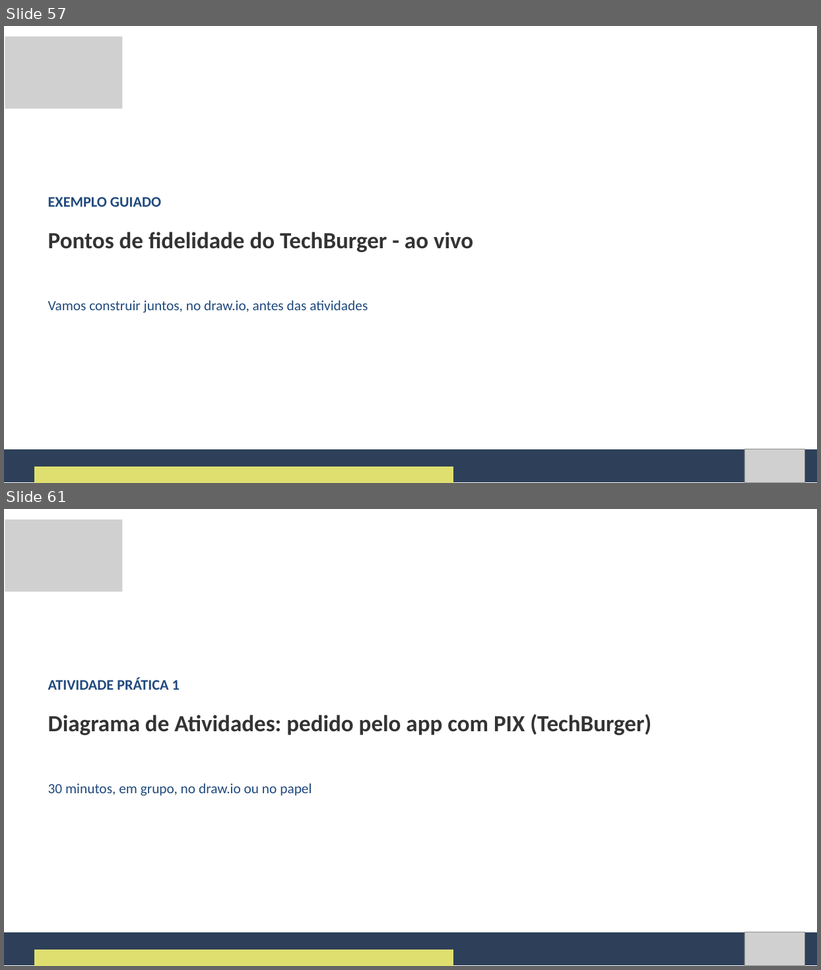
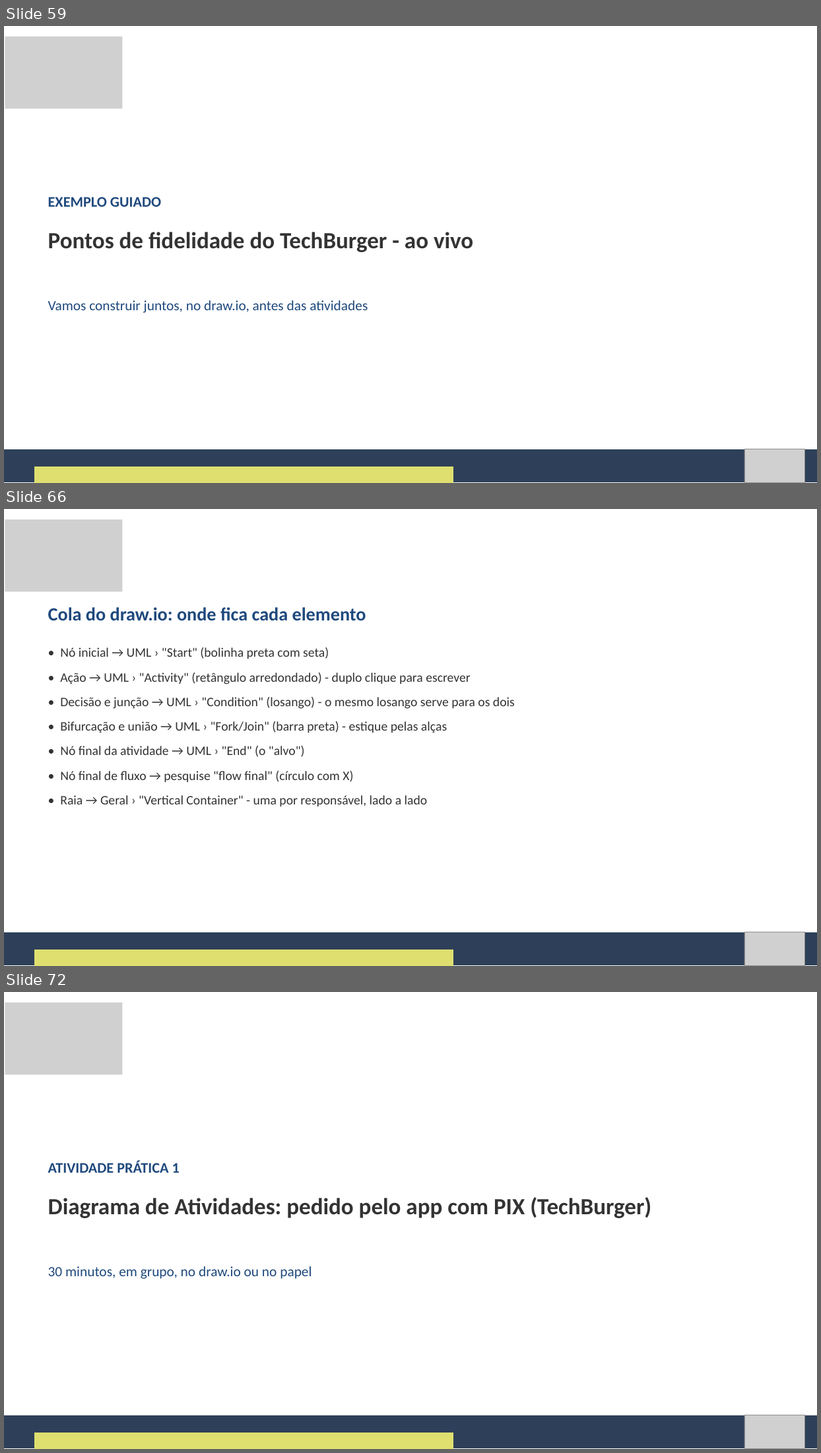
Before and after one commit to Natan20/Curso-Modelagem-De-Sistemas-Material, a slide deck: Aula 07 - 02-10-2026/Aula 7 - Slides.pptx. Shown one above the other, each under a label of ours: slides 57 and 61 before the commit, slides 59, 66 and 72 after it; the slides between them are not shown. The pictures are 821x970 and 821x1453 pixels, drawn with LibreOffice and Linux fonts; fonts in the diff are those of the drawing; grey boxes stand for pictures. Boxes give left, top, right and bottom in pixels: in the first picture for what was removed or moved away, otherwise in the second. Text is boxed around its words. In the diff, an @@ line names an element or a change of style, - is before the commit and + after.

Commit message:
Adiciona mapa do draw.io na Aula 7: onde fica cada forma (nomes em inglês) e cola por atividade

```diff
--- a/Aula 07 - 02-10-2026/Aula 7 - Slides.pptx
+++ b/Aula 07 - 02-10-2026/Aula 7 - Slides.pptx
@@ slide 66 added at [4, 509, 817, 966], background #FFFFFF @@
@@ picture added at [5, 520, 122, 592] @@
@@ text added at [48, 607, 366, 621], 33 pt, text #1F497D, bold @@
+Cola do draw.io: onde fica cada elemento
@@ text added at [60, 648, 515, 807], 23 pt, text #333333 @@
+• Nó inicial → UML › "Start" (bolinha preta com seta)
+• Ação → UML › "Activity" (retângulo arredondado) - duplo clique para escrever
+• Decisão e junção → UML › "Condition" (losango) - o mesmo losango serve para os dois
+• Bifurcação e união → UML › "Fork/Join" (barra preta) - estique pelas alças
+• Nó final da atividade → UML › "End" (o "alvo")
+• Nó final de fluxo → pesquise "flow final" (círculo com X)
+• Raia → Geral › "Vertical Container" - uma por responsável, lado a lado
@@ freeform shape added at [4, 933, 817, 966], fill #2E4059 @@
@@ picture added at [745, 932, 805, 966] @@
@@ freeform shape added at [34, 950, 453, 966], fill #DFDF6F @@
@@ what was slide 57 is now slide 59 @@
@@ what was slide 61 is now slide 72 @@
```
Also in this commit, not shown: 19 slides changed, 14 other slides added, 2 other files.
